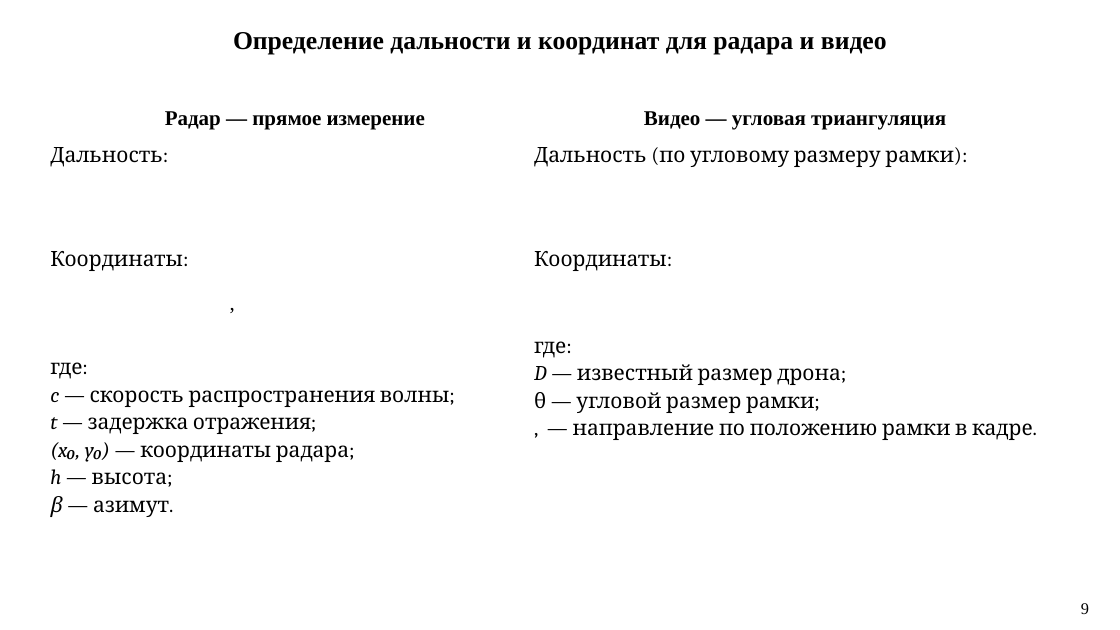
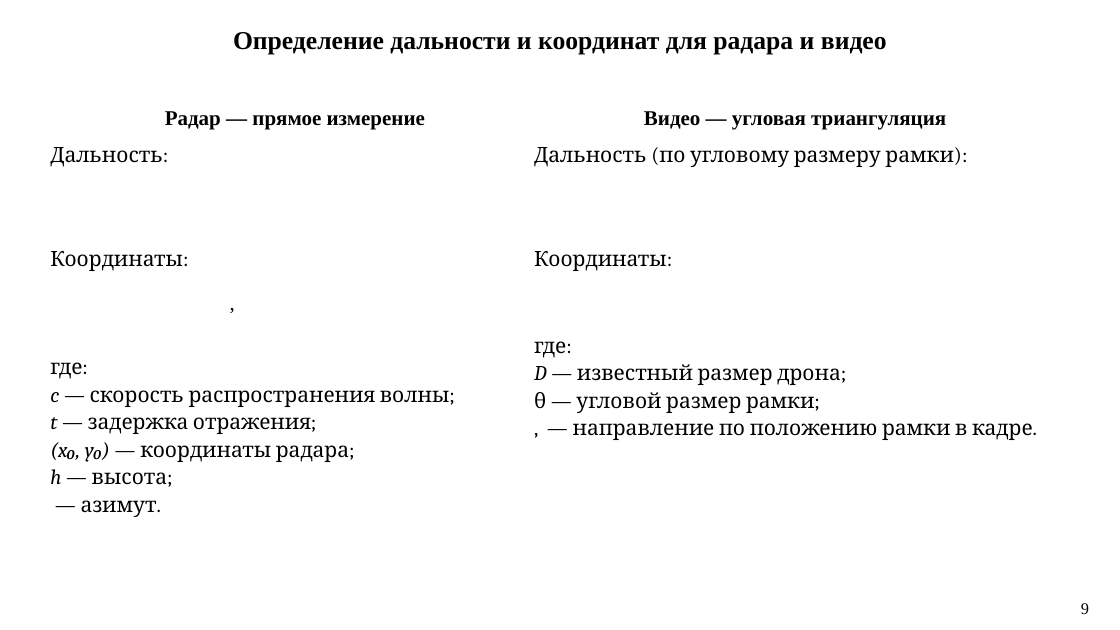
Before and after one commit to PatheticOTD/drone_detection, a slide deck: slide 9 of Drone_detection_VKR_v3.pptx. Drawn at 1120x630 pixels with LibreOffice and Linux fonts; fonts in the diff are those of the drawing. Boxes give left, top, right and bottom in pixels: in the first picture for what was removed or moved away, otherwise in the second. Text is boxed around its words. In the diff, an @@ line names an element or a change of style, - is before the commit and + after.

```diff
--- a/Drone_detection_VKR_v3.pptx
+++ b/Drone_detection_VKR_v3.pptx
@@ text at [81, 500, 157, 517]: text changed @@
-β — азимут.
+— азимут.
```
Also in this commit, not shown: 1 other slide changed, 3 other files.
